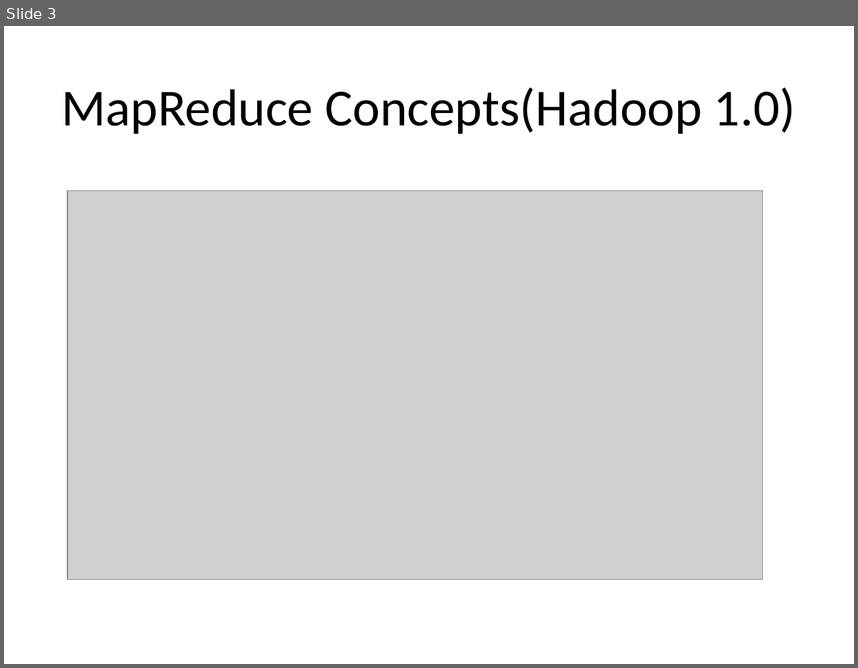
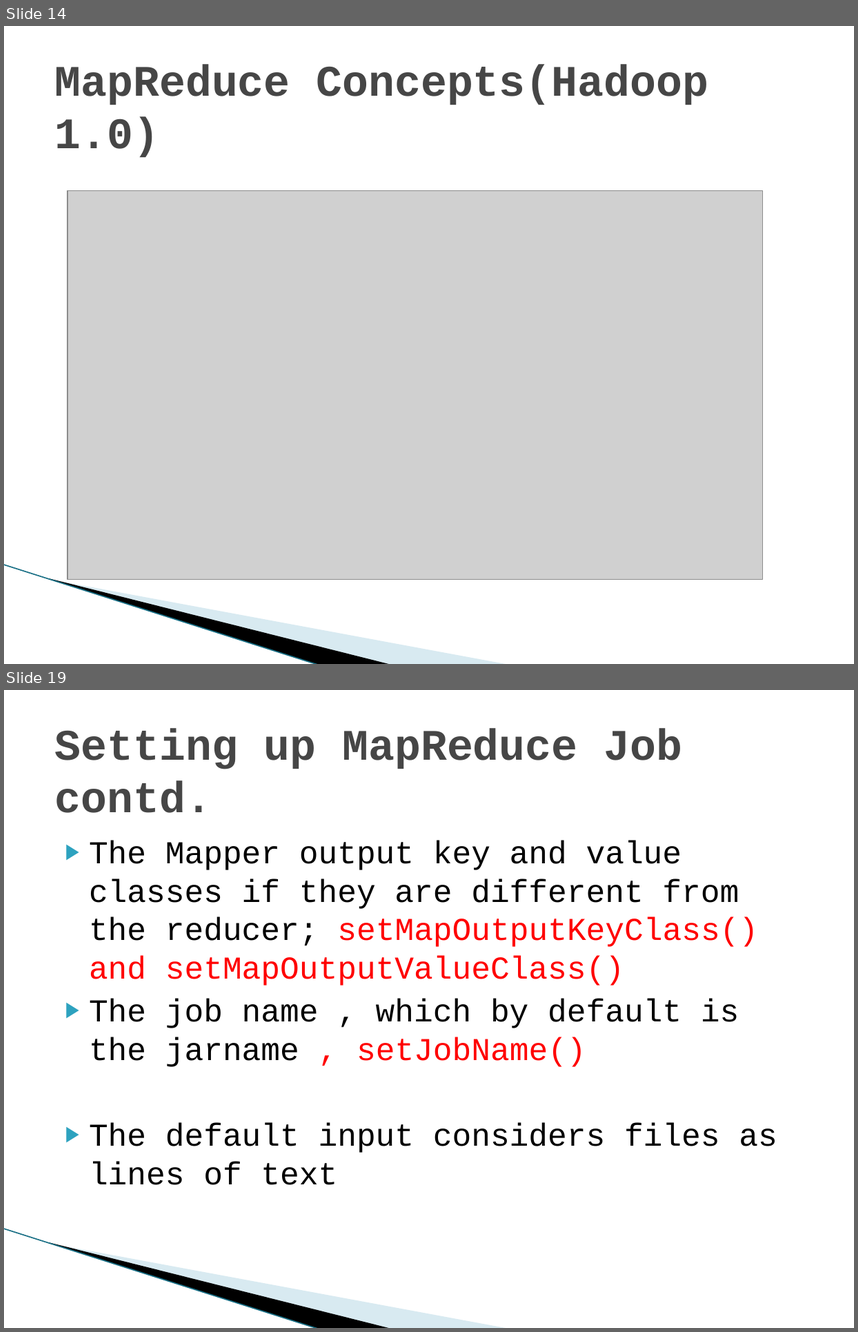
Before and after one commit to meenansha/UrbanPro, a slide deck: Big_Data_Training/Big_Data_Lecture_4.pptx. Shown one above the other, each under a label of ours: slide 3 before the commit, slides 14 and 19 after it; the slides between them are not shown. The pictures are 858x668 and 858x1332 pixels, drawn with LibreOffice and Linux fonts; fonts in the diff are those of the drawing; grey boxes stand for pictures; background and template pictures are left out. Boxes give left, top, right and bottom in pixels: in the first picture for what was removed or moved away, otherwise in the second. Text is boxed around its words. In the diff, an @@ line names an element or a change of style, - is before the commit and + after.

```diff
--- a/Big_Data_Training/Big_Data_Lecture_4.pptx
+++ b/Big_Data_Training/Big_Data_Lecture_4.pptx
@@ slide 19 added at box(4, 690, 854, 1328), background #FFFFFF; not listed: 3 template elements that a slide beside it also shows @@
@@ title added at box(55, 729, 682, 813), 36.9 pt, text #464646, bold @@
+Setting up MapReduce Job contd.
@@ text added at box(89, 840, 777, 1185), 27 pt, text #000000 @@
+▶ The Mapper output key and value classes if they are different from the reducer; setMapOutputKeyClass() and setMapOutputValueClass()
+▶ The job name , which by default is the jarname , setJobName()
+▶ The default input considers files as lines of text
@@ what was slide 3 is now slide 14 @@
@@ slide 14 changed as well @@
@@ title "MapReduce Concepts(Hadoop 1.0)" at box(55, 65, 708, 157): size 44 to 36.9 pt, font Calibri to Courier New, text colour #000000 to #464646, bold on; alignment centre to left @@
@@ line added from (4, 564) to (319, 664), #97C5D8 0.95 pt @@
@@ freeform shape added at box(49, 578, 392, 664), fill #000000 @@
@@ freeform shape added at box(51, 579, 510, 664), fill #A0CBDC at 40% opacity @@
```
Also in this commit, not shown: 3 other slides changed, 21 other slides added, 3 slides removed, 8 other files.
